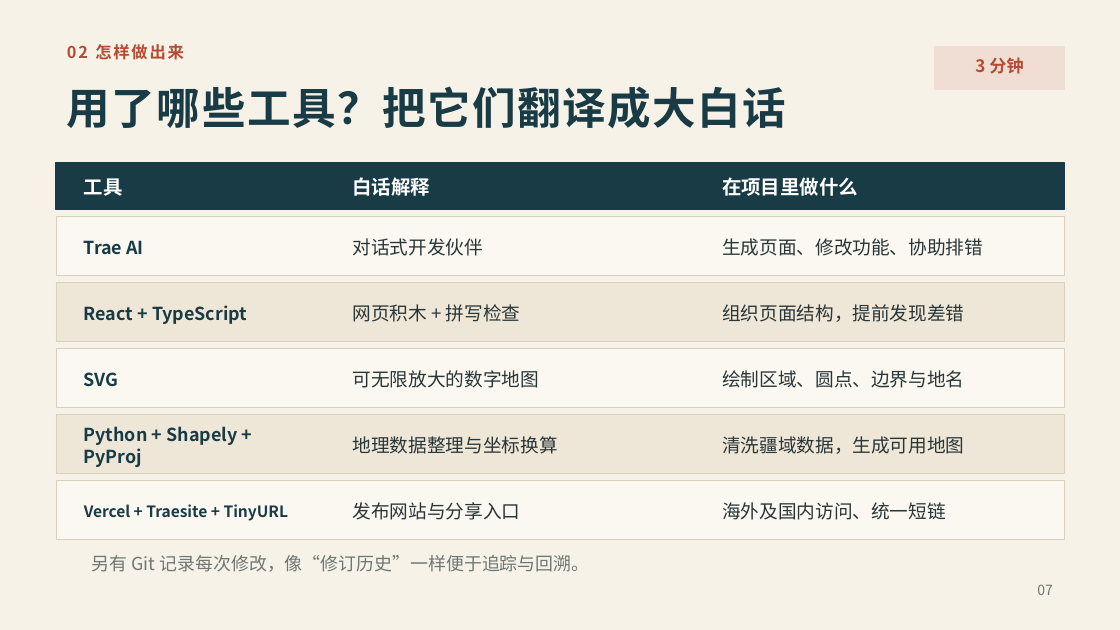
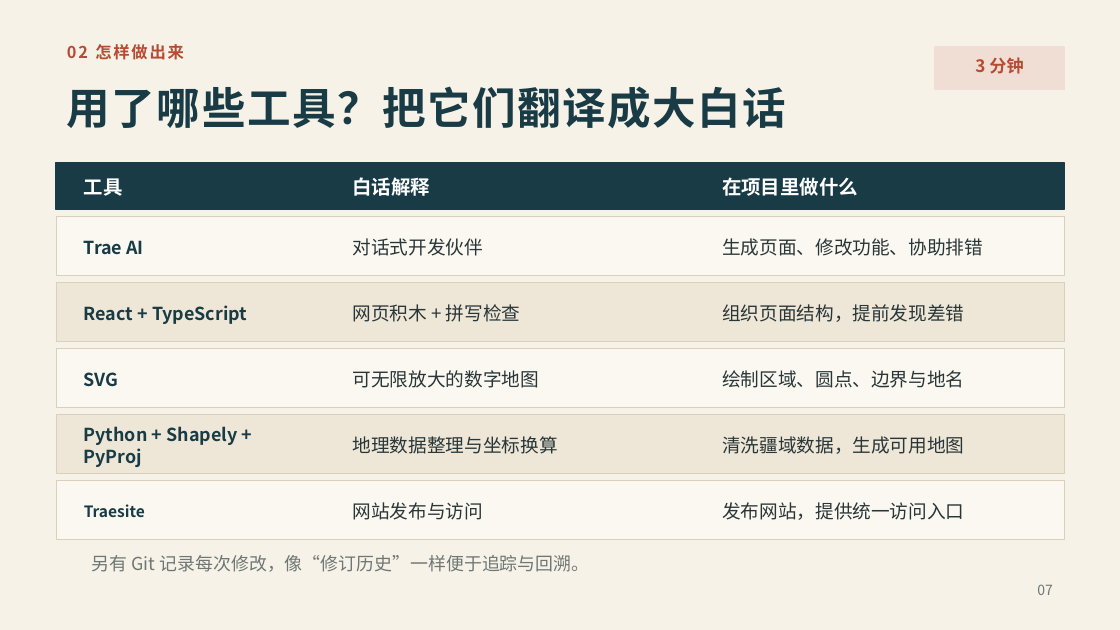
Before and after one commit to LiangjiChen/cultural-on-map, a slide deck: slide 7 of ppt-share/诗词山河-科普分享.pptx. Drawn at 1120x630 pixels with LibreOffice and Linux fonts; fonts in the diff are those of the drawing. Boxes give left, top, right and bottom in pixels: in the first picture for what was removed or moved away, otherwise in the second. Text is boxed around its words. In the diff, an @@ line names an element or a change of style, - is before the commit and + after.

```diff
--- a/ppt-share/诗词山河-科普分享.pptx
+++ b/ppt-share/诗词山河-科普分享.pptx
@@ text at (84,504,145,517): text changed @@
-Vercel + Traesite + TinyURL
+Traesite
@@ text at (353,502,484,520): text changed @@
-发布网站与分享入口
+网站发布与访问
@@ text at (722,502,964,520): text changed @@
-海外及国内访问、统一短链
+发布网站，提供统一访问入口
```
Also in this commit, not shown: 2 other slides changed, 1 other file.
